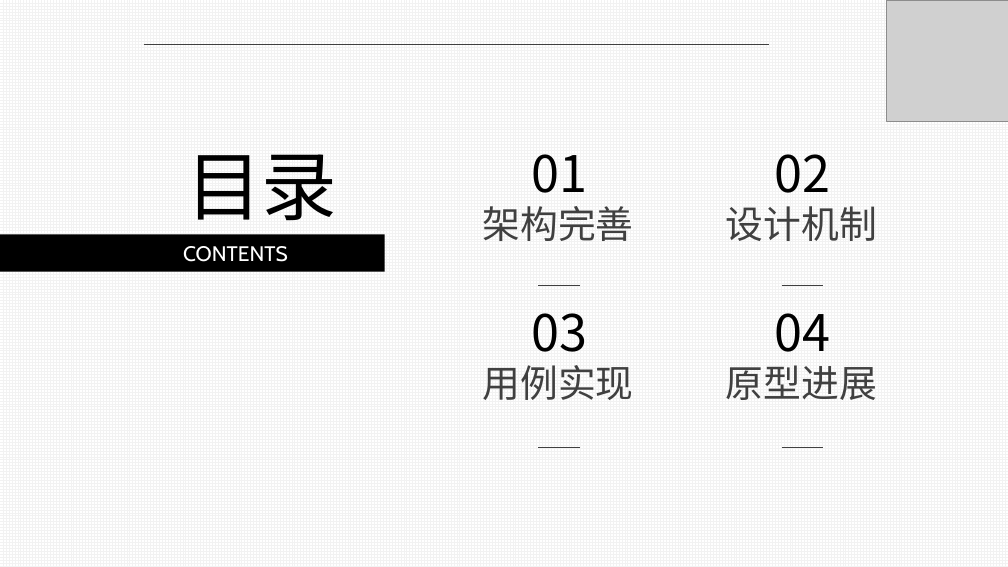
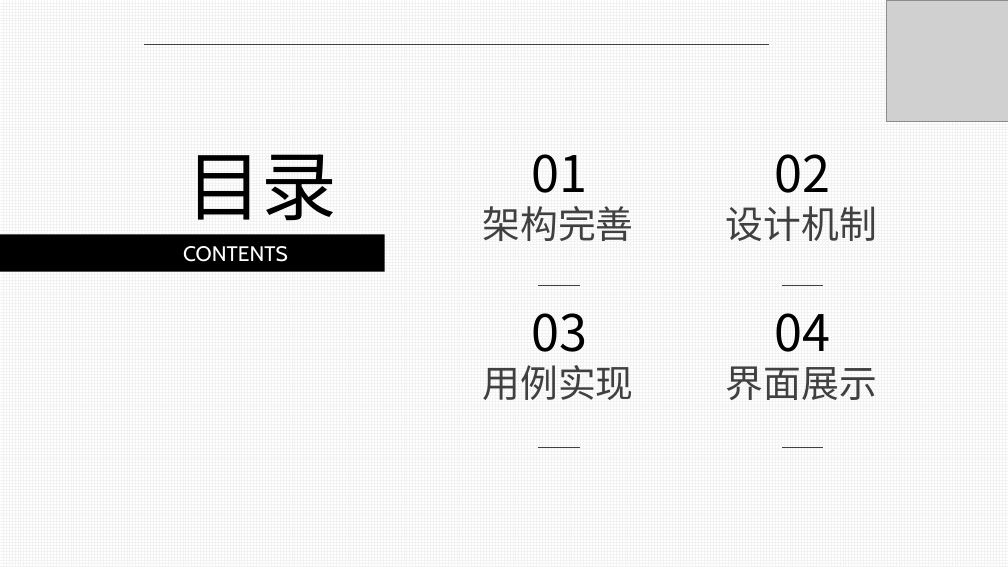
Before and after one commit to luxingzhi27/Tongji_SAD_2023_project, a slide deck: slide 2 of assignment3/期末展示.pptx. Drawn at 1008x567 pixels with LibreOffice and Linux fonts; fonts in the diff are those of the drawing; grey boxes stand for pictures. Boxes give left, top, right and bottom in pixels: in the first picture for what was removed or moved away, otherwise in the second. Text is boxed around its words. In the diff, an @@ line names an element or a change of style, - is before the commit and + after.

```diff
--- a/assignment3/期末展示.pptx
+++ b/assignment3/期末展示.pptx
@@ text at [726,366,877,400]: text changed @@
-原型进展
+界面展示
```
Also in this commit, not shown: 2 other slides changed, 1 slide added.
